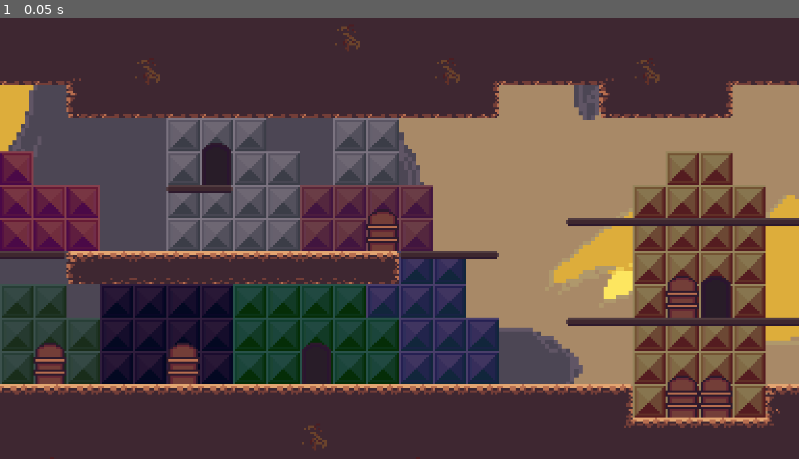
Above: before the commit, frame 1.
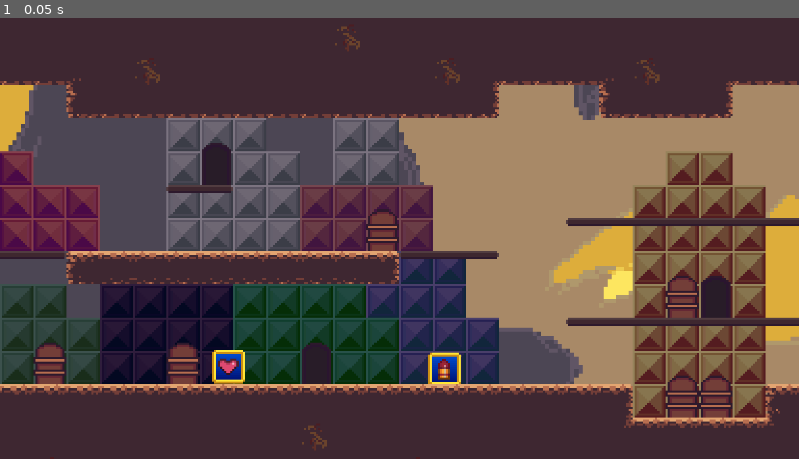
Above: after the commit, the same moment.

Repository: htimsekim/gobbo
Game: Godot game, scene res://src/levels/gobtown-prequake.tscn
Two runs of this game, one before a commit and one after it. Both use one fixed random seed, a clock stepped at 60 frames per second and the inputs below. This scene is started directly instead of the project's main scene.
Inputs:
- Up to frame 1 (0.05 s): no input

The runs differ from the first frame. In frame 1, 0.6% of the frame differs, in the area x 26-58%, y 75-83%.
Error before the commit: Invalid get index 'position' (on base: 'null instance'). (res://src/UI/camera.gd:30)
Error after the commit: Invalid call. Nonexistent function 'get_node' in base 'Nil'. (res://src/Objects/heartbox.gd:3)

Commit message:
bullet reload

Diff:
--- a/src/Main/Global.gd
+++ b/src/Main/Global.gd
@@ -13,6 +13,7 @@
 var game_data = {}
 var path
 var heart_boxes = []
+var bullet_boxes = []
 
 func _physics_process(_delta):
 	if Input.is_action_just_pressed("Dbullet") and get_node("plyrInst/BulletHealth").max_value > 3: #decrease bullet for TESTING ONLY
--- a/src/Objects/bulletbox.gd
+++ b/src/Objects/bulletbox.gd
@@ -1,11 +1,25 @@
 extends Area2D
-export var heartName = "" #tracks heartnames that are already picked up
-var playermaxhealth = Global.player.get_node("TextureProgress").max_value
-var playercurhealth = Global.player.get_node("TextureProgress").value
+export var bulletName = "" #tracks bulletnames that are already picked up
+var bullethealth = Global.player.get_node("BulletHealth")
+
+func _ready():
+	if Global.bullet_boxes.has(bulletName): #if bullet is in array, remove it, it's one time use
+		queue_free()
+
+func _physics_process(_delta): # Called every frame. _delta isn't used
+	if bullethealth.value != bullethealth.max_value:
+		if $reloadTimer.is_stopped():
+			print($reloadTimer.is_stopped())
+			$reloadTimer.start()
 
 func _on_bulletbox_body_entered(body):
-	if body.is_in_group("plyr") and Global.player.get_node("BulletHealth").max_value < 10:
-		Global.player.get_node("BulletHealth").max_value += 1
-		Global.player.get_node("BulletHealth").value = Global.player.get_node("BulletHealth").max_value
-		Global.get_node("UI/BulletPlyr").update_maxbullet(Global.player.get_node("BulletHealth").max_value)
+	if body.is_in_group("plyr") and bullethealth.max_value < 10:
+		bullethealth.max_value += 1
+		bullethealth.value = bullethealth.max_value
+		Global.get_node("UI/BulletPlyr").update_maxbullet(bullethealth.max_value)
+		Global.bullet_boxes.append(bulletName) #bullet was taken, don't respawn again
 		queue_free()
+
+func _on_reloadTimer_timeout():
+	print("start2")
+	bullethealth.value = bullethealth.max_value
--- a/src/Objects/bulletbox.tscn
+++ b/src/Objects/bulletbox.tscn
@@ -17,4 +17,9 @@
 [node name="CollisionShape2D" type="CollisionShape2D" parent="."]
 position = Vector2( -0.069439, -1.90735e-06 )
 shape = SubResource( 1 )
+
+[node name="reloadTimer" type="Timer" parent="."]
+wait_time = 5.0
+one_shot = true
 [connection signal="body_entered" from="." to="." method="_on_bulletbox_body_entered"]
+[connection signal="timeout" from="reloadTimer" to="." method="_on_reloadTimer_timeout"]
--- a/src/Objects/heartbox.gd
+++ b/src/Objects/heartbox.gd
@@ -1,7 +1,6 @@
 extends Area2D
 export var heartName = "" #tracks heartnames that are already picked up
 var playerHealth = Global.player.get_node("TextureProgress")
-
 
 func _ready():
 	if Global.heart_boxes.has(heartName): #if heart is in array, remove it, it's one time use
--- a/src/Objects/heartpickup.gd
+++ b/src/Objects/heartpickup.gd
@@ -1,7 +1,14 @@
 extends Area2D
+
+func _physics_process(_delta): # Called every frame. _delta isn't used
+	if $pickupTimer.time_left == 0: #if timer not started, start so heart will disappear after x seconds
+		$pickupTimer.start()
 
 func _on_heartpickup_body_entered(body):
 	if body.is_in_group("plyr"):
 		Global.player.get_node("TextureProgress").value = Global.player.get_node("TextureProgress").value + Global.player.get_node("TextureProgress").step
 		get_node("/root/Global/UI/HeartBarPlyr").update_health(Global.player.get_node("TextureProgress").value) #update ui w/ current health
 		queue_free()
+
+func _on_pickupTimer_timeout():
+	queue_free() #free heart since it hasn't been picked up
--- a/src/Objects/heartpickup.tscn
+++ b/src/Objects/heartpickup.tscn
@@ -50,4 +50,9 @@
 [node name="CollisionShape2D" type="CollisionShape2D" parent="."]
 position = Vector2( 0.486103, 0.555542 )
 shape = SubResource( 2 )
+
+[node name="pickupTimer" type="Timer" parent="."]
+wait_time = 5.0
+one_shot = true
 [connection signal="body_entered" from="." to="." method="_on_heartpickup_body_entered"]
+[connection signal="timeout" from="pickupTimer" to="." method="_on_pickupTimer_timeout"]
--- a/src/UI/titleMenu.gd
+++ b/src/UI/titleMenu.gd
@@ -42,7 +42,6 @@
 		if conChoice == "newgame":
 			Global.load_player()
 			Global.goto_scene("res://src/levels/gobtown-prequake.tscn","level/spawns/spawn1")
-		queue_free()
 
 func full_screen():
 	if IP.get_local_addresses()[0]=="192.168.37.34":
--- a/src/UI/titleMenu.tscn
+++ b/src/UI/titleMenu.tscn
@@ -118,7 +118,6 @@
 margin_right = 758.0
 margin_bottom = 120.0
 toggle_mode = true
-script = null
 
 [node name="continueButton" parent="menu/centerRow/buttons" instance=ExtResource( 3 )]
 margin_top = 140.0
--- a/src/levels/gobtown-prequake.tscn
+++ b/src/levels/gobtown-prequake.tscn
@@ -6,6 +6,8 @@
 [ext_resource path="res://assets/art/backgrounds/cavebg_m.png" type="Texture" id=4]
 [ext_resource path="res://assets/art/backgrounds/cavebg_f.png" type="Texture" id=5]
 [ext_resource path="res://src/Objects/ChangeStage.tscn" type="PackedScene" id=6]
+[ext_resource path="res://src/Objects/bulletbox.tscn" type="PackedScene" id=7]
+[ext_resource path="res://src/Objects/heartbox.tscn" type="PackedScene" id=8]
 
 [node name="gobtown" type="Node2D"]
 
@@ -89,4 +91,10 @@
 region_enabled = true
 region_rect = Rect2( 0, 0, 960, 180 )
 
+[node name="heartbox" parent="." instance=ExtResource( 8 )]
+position = Vector2( -82.2233, 103.673 )
+
+[node name="bulletbox" parent="." instance=ExtResource( 7 )]
+position = Vector2( 21.4496, 104.864 )
+
 [editable path="level"]
Not shown: 1 places in src/levels/gobtown-prequake.tscn that only renumber resources
